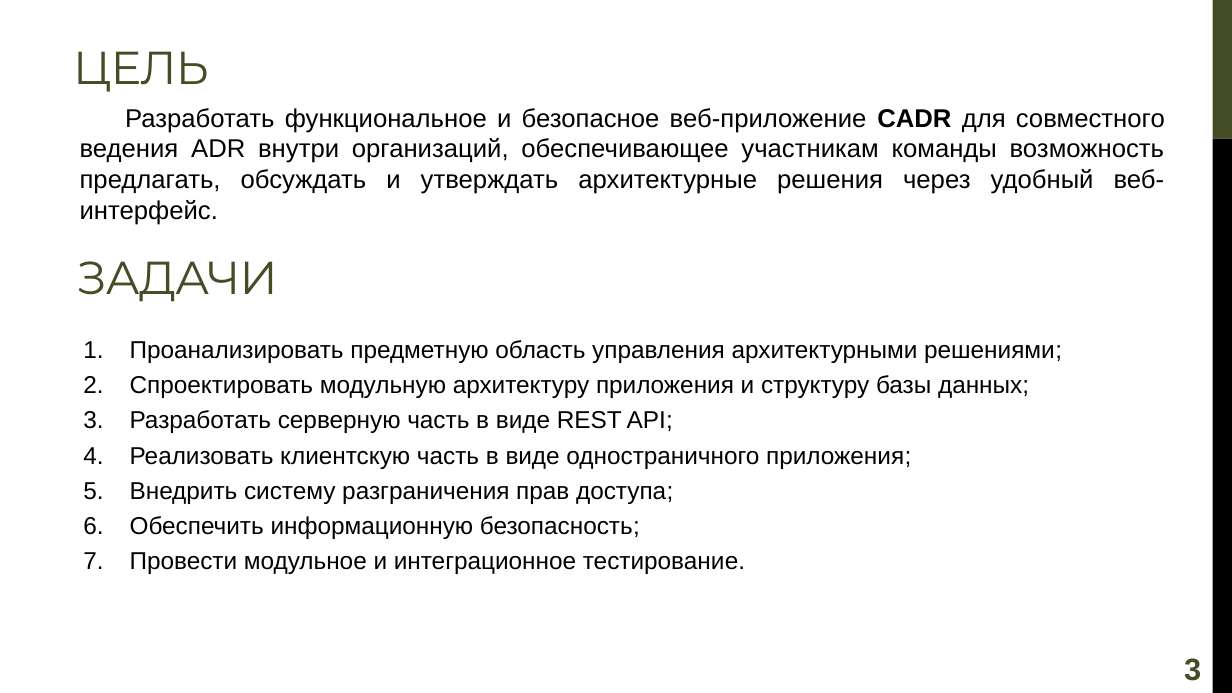
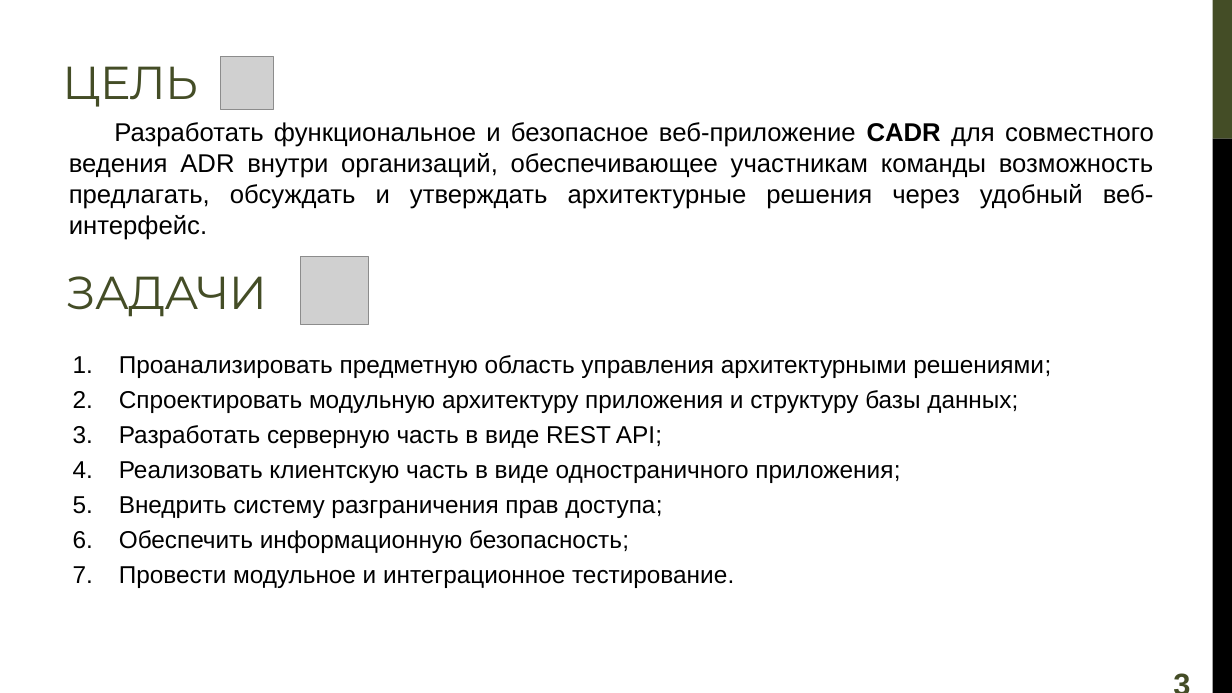
Before and after one commit to CasCadeVR/CADR, a slide deck: slide 3 of docs/КурсоваяРабота_Презентация_Турчанинов.pptx. Drawn at 1232x693 pixels with LibreOffice and Linux fonts; fonts in the diff are those of the drawing; grey boxes stand for pictures. Boxes give left, top, right and bottom in pixels: in the first picture for what was removed or moved away, otherwise in the second. Text is boxed around its words. In the diff, an @@ line names an element or a change of style, - is before the commit and + after.

```diff
--- a/docs/КурсоваяРабота_Презентация_Турчанинов.pptx
+++ b/docs/КурсоваяРабота_Презентация_Турчанинов.pptx
@@ picture added at [221, 56, 274, 109] @@
@@ picture added at [300, 257, 369, 325] @@
@@ 3 texts, 1 title, 1 page number: place and size @@
-3 texts, 1 title, 1 page number at [73, 51, 1201, 681]
+3 texts, 1 title, 1 page number at [62, 66, 1200, 693]
```
Also in this commit, not shown: 6 other slides changed, 1 other file.
